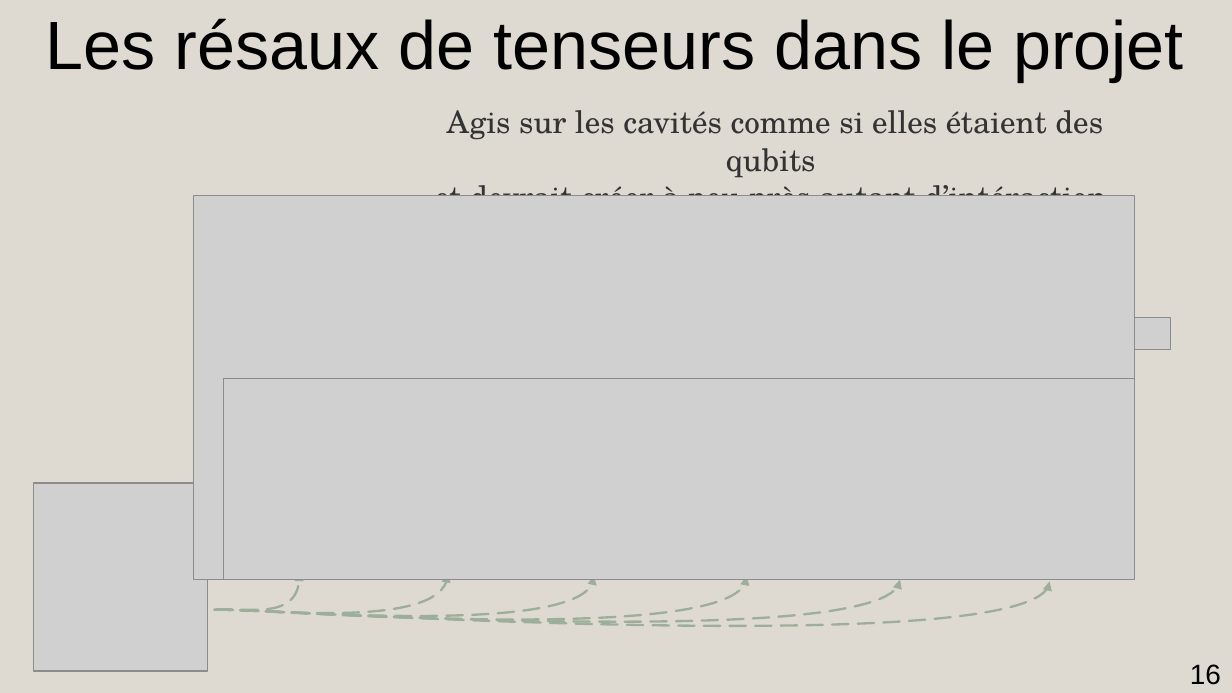
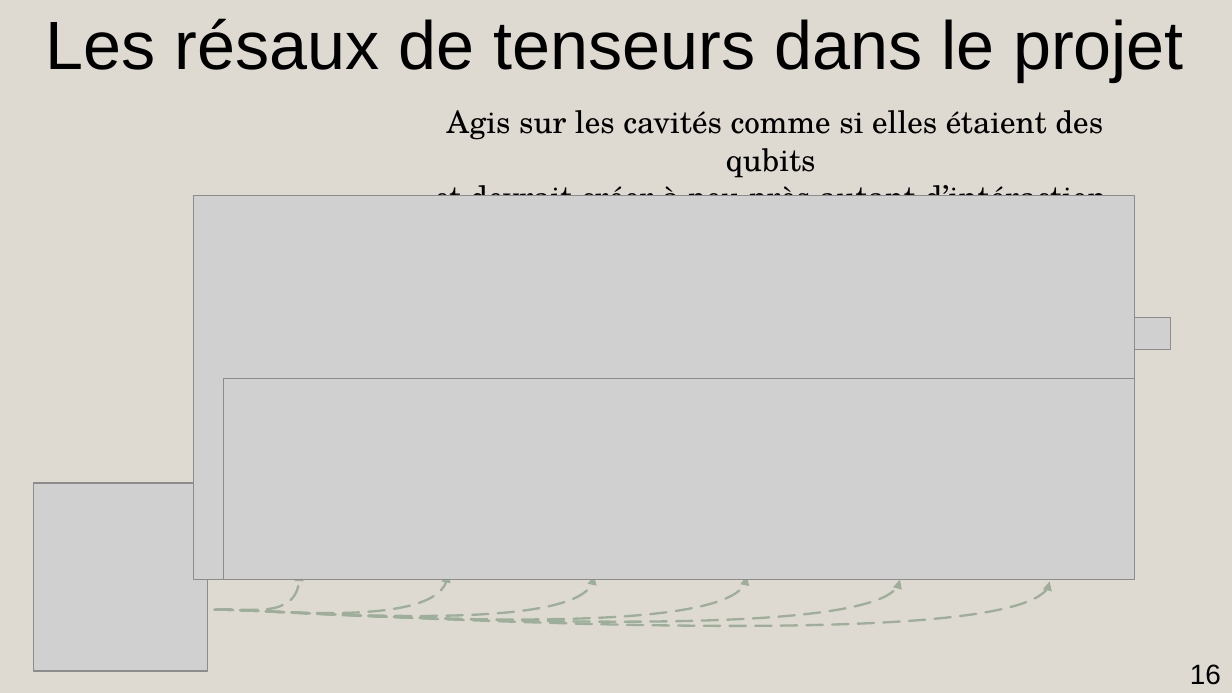
Before and after one commit to AmdaU/presentations, a slide deck: slide 16 of Seminaire/Seminaire.odp. Drawn at 1232x693 pixels with LibreOffice and Linux fonts; fonts in the diff are those of the drawing; grey boxes stand for pictures. Boxes give left, top, right and bottom in pixels: in the first picture for what was removed or moved away, otherwise in the second. Text is boxed around its words. In the diff, an @@ line names an element or a change of style, - is before the commit and + after.

```diff
--- a/Seminaire/Seminaire.odp
+++ b/Seminaire/Seminaire.odp
@@ title "Agis sur les cavités comme ..." at (434,110,1107,196): text colour #333333 to #000000 @@
```
Also in this commit, not shown: 3 other slides changed, 10 other files.
